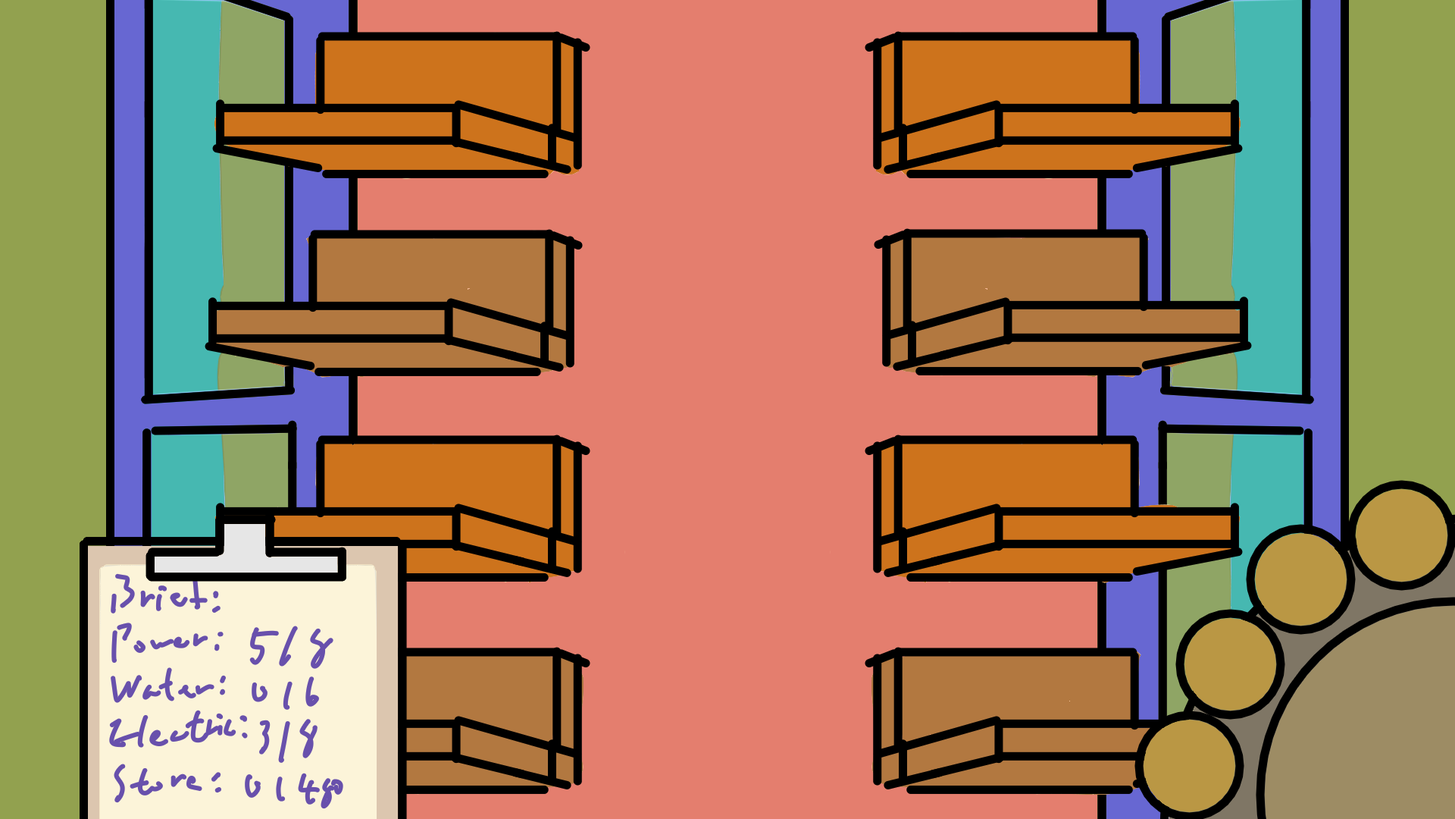
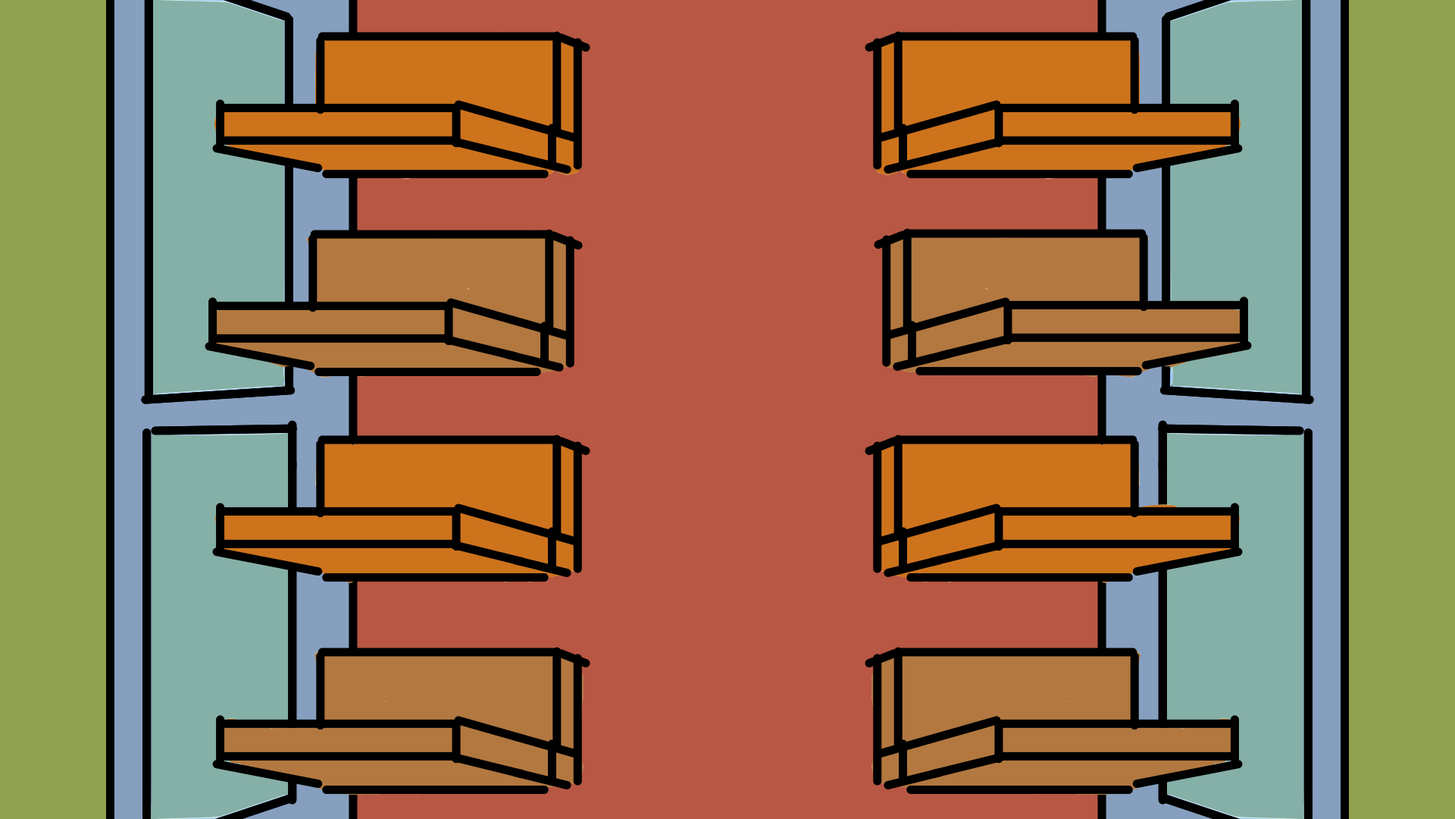
Layers edited between the first and the second 1455x819 image:
hid group "UI" (1st of 6) (8 layers) over [79, 0, 1455, 819]
painted on "Dye" over [79, 0, 1455, 819]
painted on "Brief" (2nd of 2, in "UI" › "Brief") over [97, 533, 389, 819]
painted on "UI" (2nd of 6, in "UI") over [79, 533, 437, 819]
hid group "UI_Hand" (1st of 2) (6 layers) over [1096, 429, 1455, 819]
painted on "UI_Hand" (2nd of 2, in "UI_Hand") over [1115, 429, 1455, 819]
painted on "Seat" over [97, 0, 1359, 819]
painted on "Seat_Color" over [145, 0, 1310, 819]
painted on "Window" (2nd of 2, in "Background" › "Window") over [97, 0, 1359, 819]
"Window_Color" (1st of 2, in "Background" › "Window"): opacity 25% → 100%, painted on it over [97, 0, 1359, 819]
hid group "Sight" (1st of 2, in "Background" › "Window") (2 layers) over [97, 0, 1359, 819]
painted on "Sight" (2nd of 2, in "Background" › "Window" › "Sight") over [97, 0, 1359, 819]
painted on "Window_Color" (2nd of 2, in "Background" › "Window" › "Sight") over [97, 0, 1359, 819]
painted on "Bus" over [97, 0, 1359, 819]
painted on "Bus_Color" over [97, 0, 1359, 819]
painted on "Grass" over [79, 0, 1455, 819]
painted on "背景" over [79, 0, 1455, 728]
